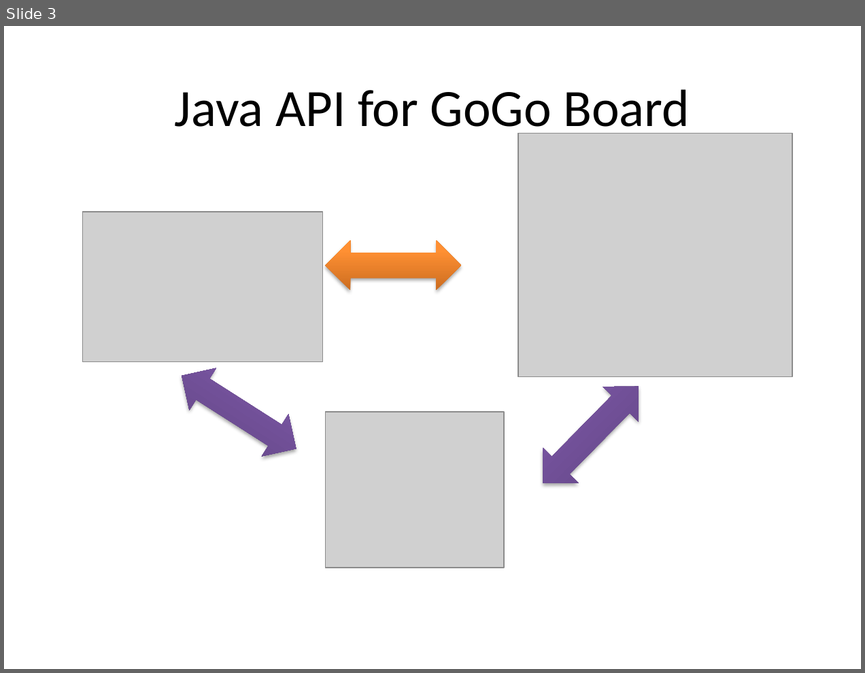
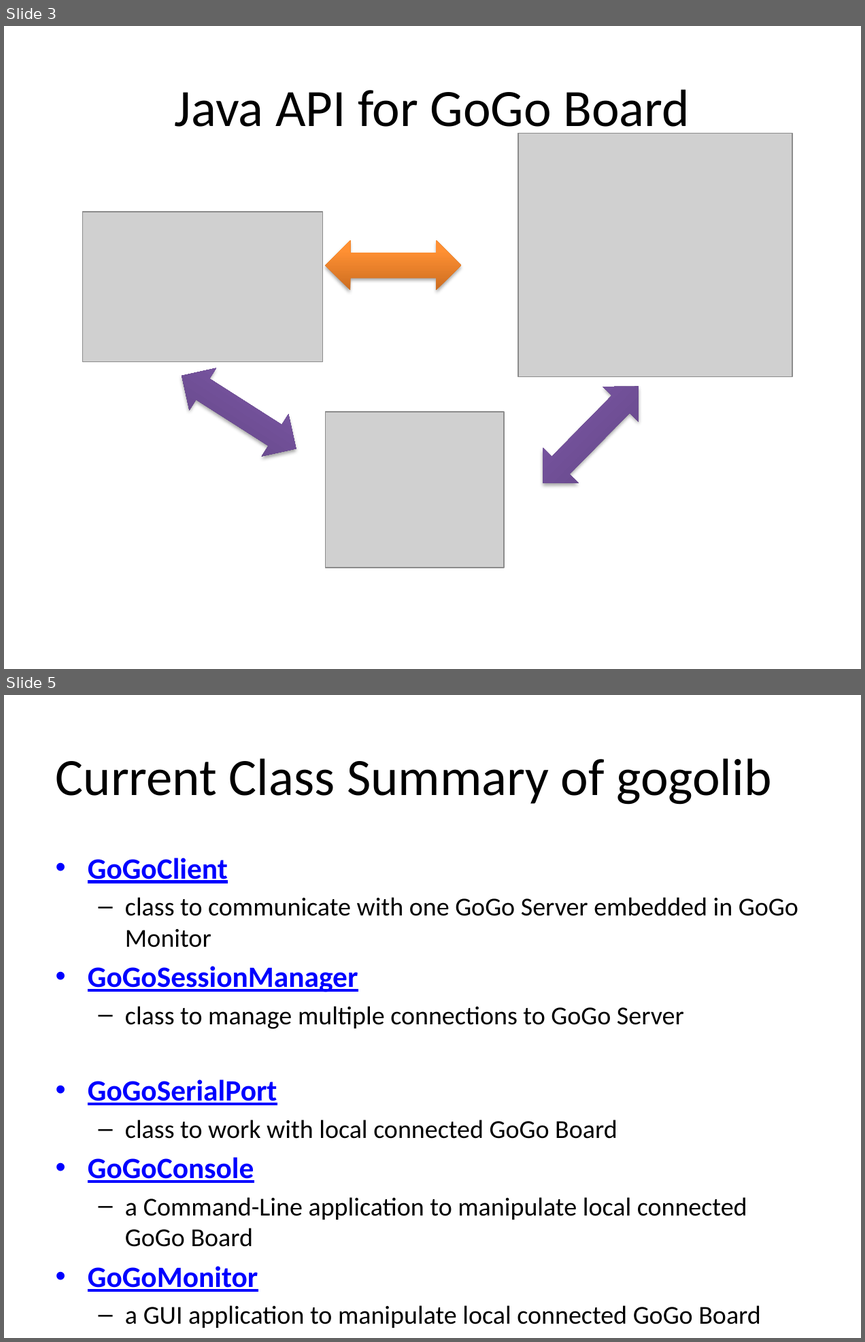
Before and after one commit to Hugo-X/gogolib4java, a slide deck: tutorial/Introduction of gogolib.pptx. Shown one above the other, each under a label of ours: slide 3 before the commit, slides 3 and 5 after it; the slides between them are not shown. The pictures are 865x673 and 865x1342 pixels, drawn with LibreOffice and Linux fonts; fonts in the diff are those of the drawing; grey boxes stand for pictures. Boxes give left, top, right and bottom in pixels: in the first picture for what was removed or moved away, otherwise in the second. Text is boxed around its words. In the diff, an @@ line names an element or a change of style, - is before the commit and + after.

```diff
--- a/tutorial/Introduction of gogolib.pptx
+++ b/tutorial/Introduction of gogolib.pptx
@@ slide 5 added at box(4, 695, 861, 1338), background #FFFFFF @@
@@ title added at box(56, 758, 771, 804), 44 pt, text #000000 @@
+Current Class Summary of gogolib
@@ text added at box(88, 858, 798, 1327), 21.7 pt, text #000000 @@
+• GoGoClient
+  – class to communicate with one GoGo Server embedded in GoGo Monitor
+• GoGoSessionManager
+  – class to manage multiple connections to GoGo Server
+• GoGoSerialPort
+  – class to work with local connected GoGo Board
+• GoGoConsole
+  – a Command-Line application to manipulate local connected GoGo Board
+• GoGoMonitor
+  – a GUI application to manipulate local connected GoGo Board
```
Also in this commit, not shown: 3 slides changed, 3 other slides added, 1 slide removed, 1 other file.
